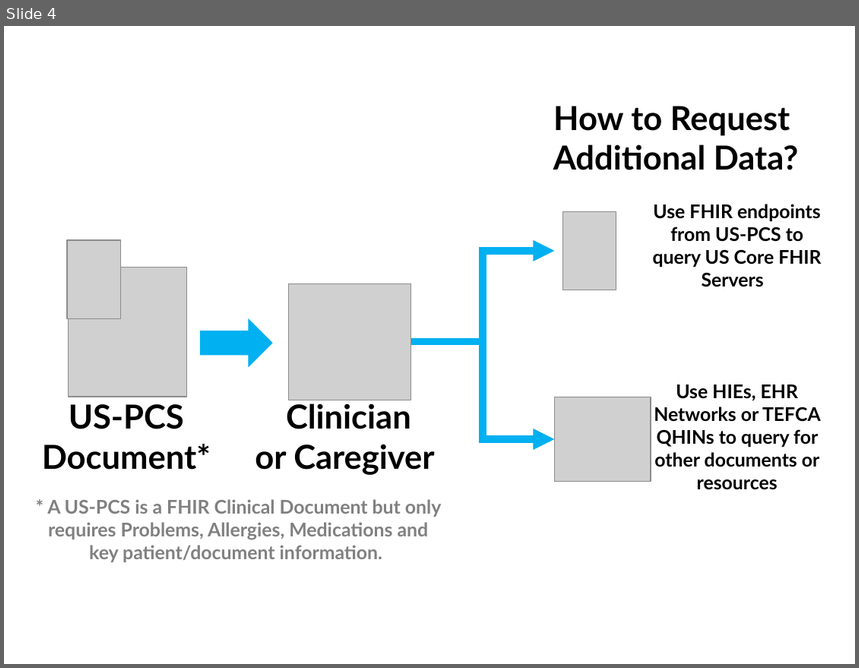
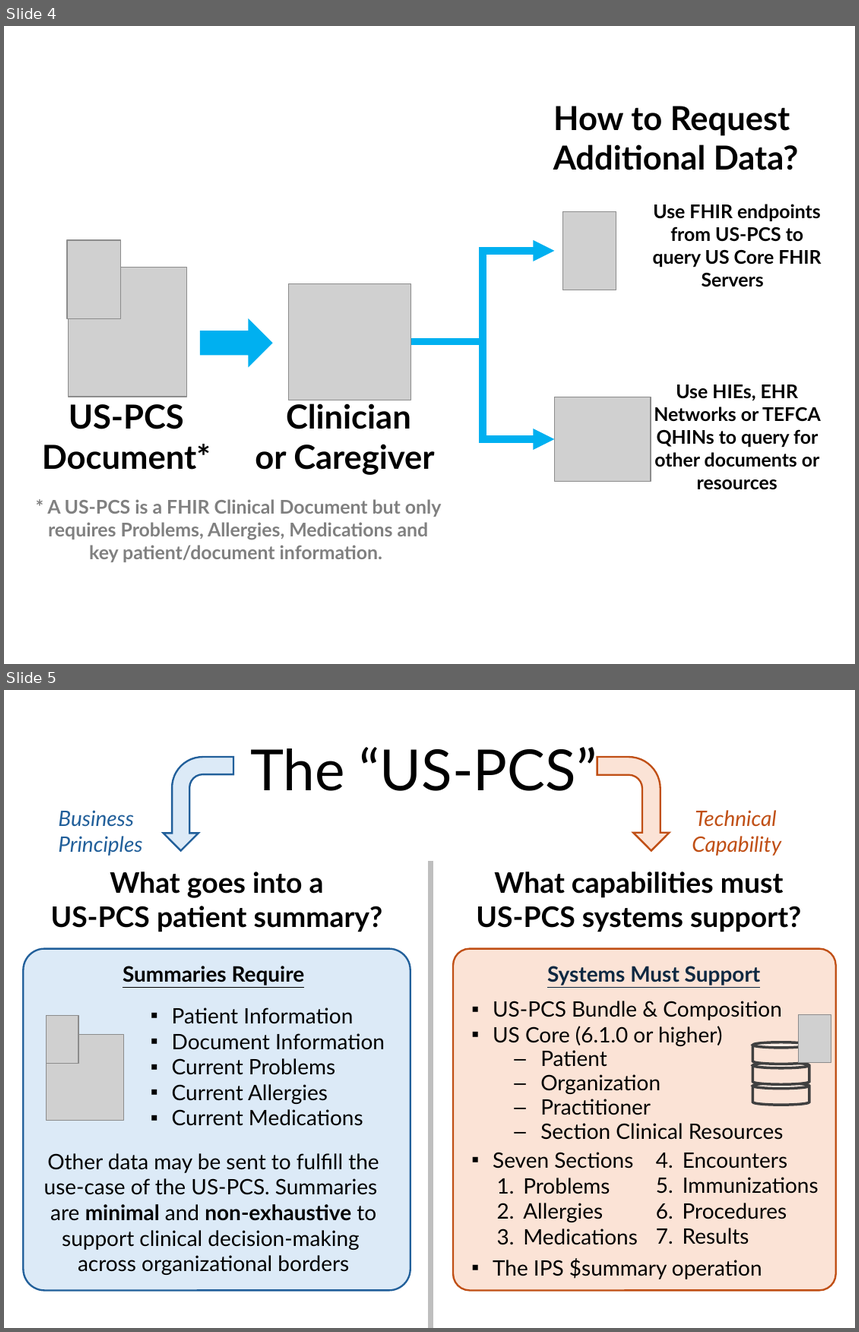
Before and after one commit to HL7/us-fhir-ps, a slide deck: US-PCS ballot images 2026.pptx. Shown one above the other, each under a label of ours: slide 4 before the commit, slides 4 and 5 after it. The pictures are 859x668 and 859x1332 pixels, drawn with LibreOffice and Linux fonts; fonts in the diff are those of the drawing; grey boxes stand for pictures. Boxes give left, top, right and bottom in pixels: in the first picture for what was removed or moved away, otherwise in the second. Text is boxed around its words. In the diff, an @@ line names an element or a change of style, - is before the commit and + after.

```diff
--- a/US-PCS ballot images 2026.pptx
+++ b/US-PCS ballot images 2026.pptx
@@ slide 5 added at (4,690,855,1328), background #FFFFFF @@
@@ bent arrow added at (163,757,233,851), fill #DCEAF7, outline #215F9A 1.5 pt @@
@@ text added at (250,747,598,791), 48 pt, text #000000 @@
+The “US-PCS”
@@ bent arrow added at (597,757,669,850), fill #FBE3D6, outline #C04F15 1.5 pt @@
@@ text added at (58,810,142,856), 18 pt, text #215F9A, italic @@
+Business
+Principles
@@ text added at (692,810,781,856), 18 pt, text #C04F15, italic @@
+Technical
+Capability
@@ text added at (51,872,383,932), 24 pt, text #000000, bold @@
+What goes into a
+US-PCS patient summary?
@@ line added from (430, 861) to (430, 1328), #BFBFBF 4.5 pt @@
@@ text added at (476,872,801,932), 24 pt, text #000000, bold @@
+What capabilities must
+US-PCS systems support?
@@ rounded rectangle added at (24,948,411,1291), fill #DCEAF7, outline #215F9A 1.5 pt @@
@@ rounded rectangle added at (453,948,836,1291), fill #FBE3D6, outline #C04F15 1.5 pt @@
@@ text added at (123,966,305,986), 18 pt, text #000000, bold, underline @@
+Summaries Require
@@ text added at (547,966,761,986), 18 pt, text #0E2841, bold, underline @@
+Systems Must Support
@@ text added at (172,1008,385,1126), 18 pt, text #000000 @@
+▪ Patient Information
+▪ Document Information
+▪ Current Problems
+▪ Current Allergies
+▪ Current Medications
@@ text added at (493,1001,784,1280), 18 pt, text #000000 @@
+▪ US-PCS Bundle & Composition
+▪ US Core (6.1.0 or higher)
+  – Patient
+  – Organization
+  – Practitioner
+  – Section Clinical Resources
+▪ Seven Sections
+▪ The IPS $summary operation
@@ picture added at (46,1016,78,1064) @@
@@ picture added at (798,1015,831,1063) @@
@@ picture added at (46,1035,124,1121) @@
@@ cylinder added at (753,1043,810,1065), fill #FBE3D6, outline #404040 2.25 pt @@
@@ cylinder added at (753,1063,810,1085), fill #FBE3D6, outline #404040 2.25 pt @@
@@ cylinder added at (753,1083,810,1106), fill #FBE3D6, outline #404040 2.25 pt @@
@@ text added at (44,1154,379,1275), 18 pt, text #000000 @@
+Other data may be sent to fulfill the
+use-case of the US-PCS. Summaries
+are minimal and non-exhaustive to support clinical decision-making
+across organizational borders
@@ text added at (683,1153,819,1245), 18 pt, text #000000 @@
+4. Encounters
+5. Immunizations
+6. Procedures
+7. Results
@@ text added at (523,1178,638,1246), 18 pt, text #000000 @@
+1. Problems
+2. Allergies
+3. Medications
```
Also in this commit, not shown: 2 slides changed, 7 other files.
